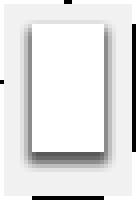
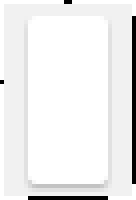
The second (136, 200) image is a revision of the first. Changes to its layers:
painted on "Layer 2" over left=28, top=16, right=136, bottom=200
painted on "Layer 3" over left=28, top=16, right=108, bottom=184
